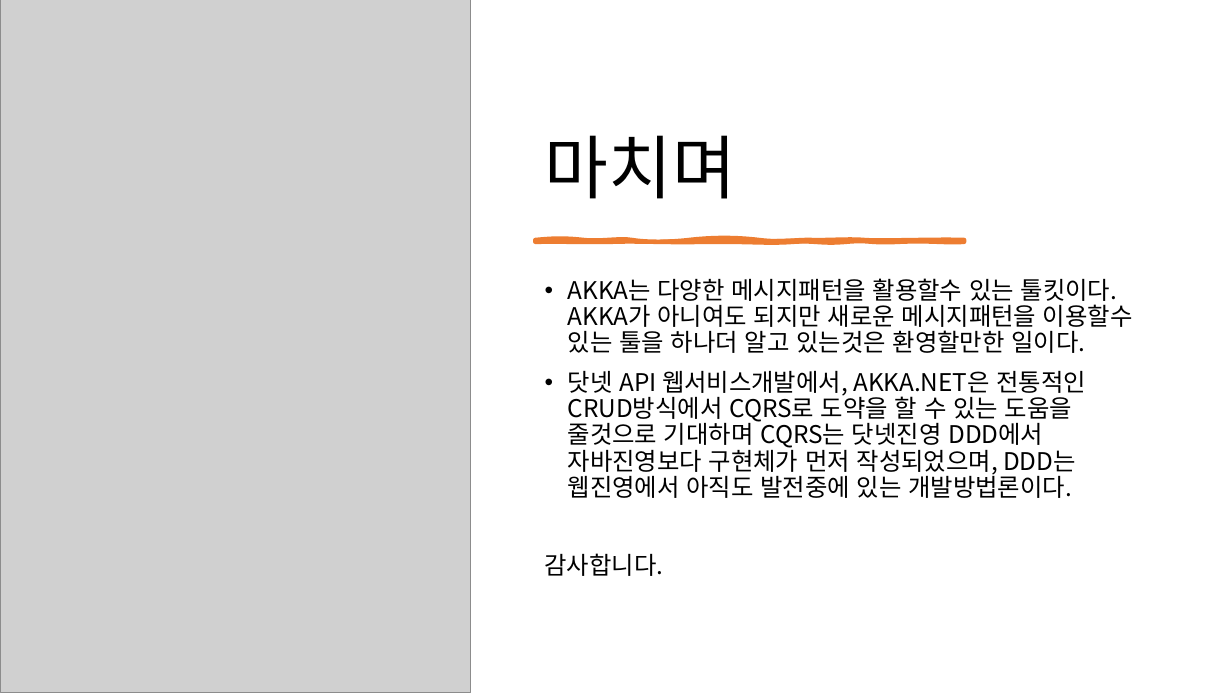
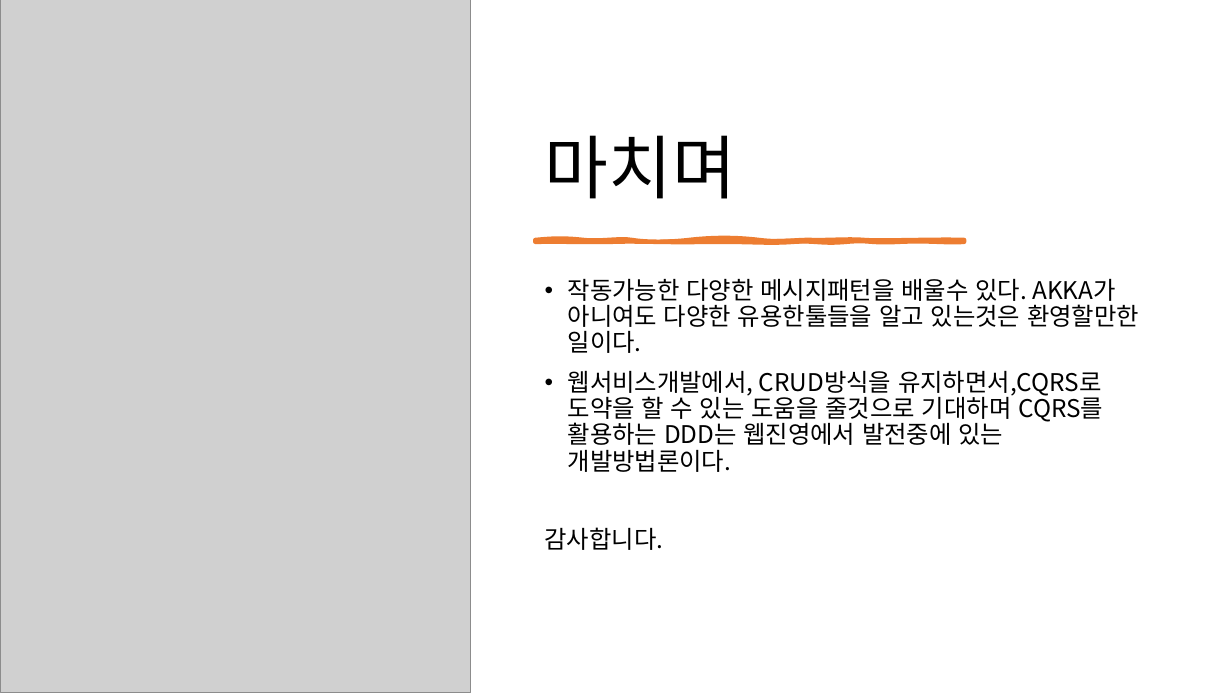
Before and after one commit to psmon/AkkaDotModule, a slide deck: slide 12 of Doc/DotCoreApiWithAkka.pptx (slide 21 before the commit). Drawn at 1232x693 pixels with LibreOffice and Linux fonts; fonts in the diff are those of the drawing; grey boxes stand for pictures. Boxes give left, top, right and bottom in pixels: in the first picture for what was removed or moved away, otherwise in the second. Text is boxed around its words. In the diff, an @@ line names an element or a change of style, - is before the commit and + after.

```diff
--- a/Doc/DotCoreApiWithAkka.pptx
+++ b/Doc/DotCoreApiWithAkka.pptx
@@ text at [568,279,1139,472]: text changed @@
-• AKKA는 다양한 메시지패턴을 활용할수 있는 툴킷이다. AKKA가 아니여도 되지만 새로운 메시지패턴을 이용할수 있는 툴을 하나더 알고 있는것은 환영할만한 일이다.
-• 닷넷 API 웹서비스개발에서, AKKA.NET은 전통적인 CRUD방식에서 CQRS로 도약을 할 수 있는 도움을 줄것으로 기대하며 CQRS는 닷넷진영 DDD에서 자바진영보다 구현체가 먼저 작성되었으며, DDD는 웹진영에서 아직도 발전중에 있는 개발방법론이다.
+• 작동가능한 다양한 메시지패턴을 배울수 있다. AKKA가 아니여도 다양한 유용한툴들을 알고 있는것은 환영할만한 일이다.
+• 웹서비스개발에서, CRUD방식을 유지하면서,CQRS로 도약을 할 수 있는 도움을 줄것으로 기대하며 CQRS를 활용하는 DDD는 웹진영에서 발전중에 있는 개발방법론이다.
```
Also in this commit, not shown: 7 other slides changed, 3 slides added, 12 slides removed, 7 other files.
